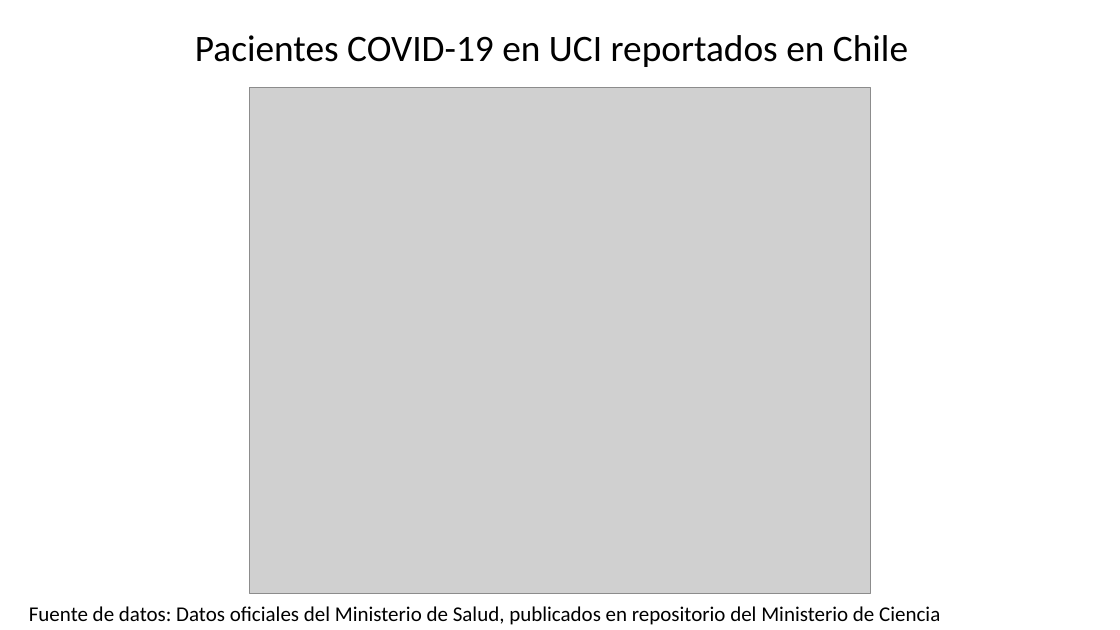
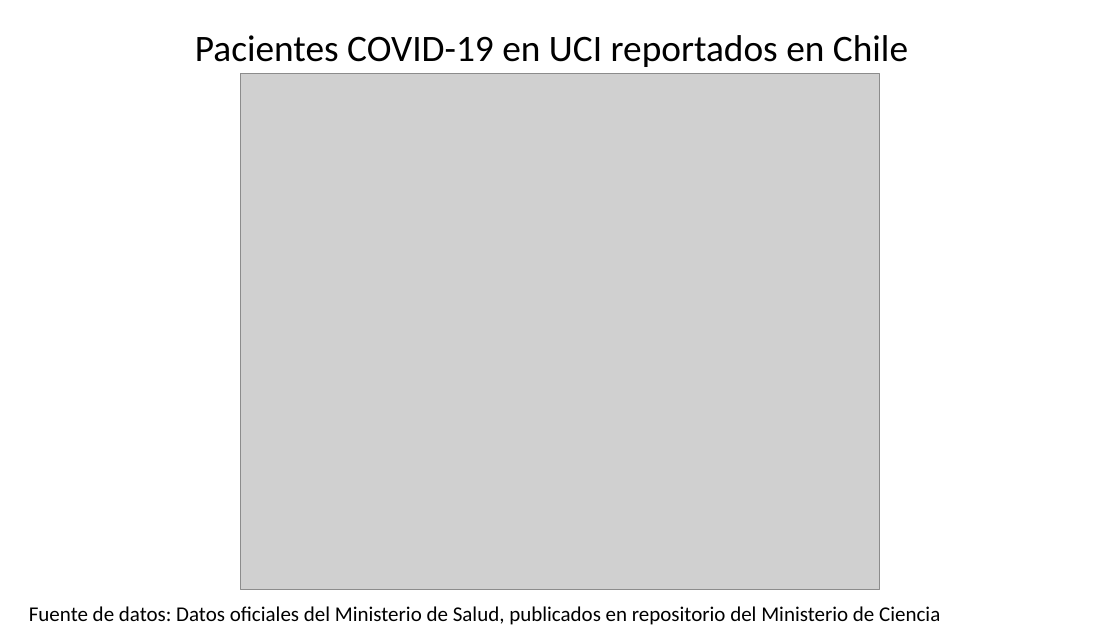
Before and after one commit to dataCovid19CL/capsulasSemanales, a slide deck: slide 3 of DATOS COVID Chile 2021 09 11.pptx. Drawn at 1120x630 pixels with LibreOffice and Linux fonts; fonts in the diff are those of the drawing; grey boxes stand for pictures. Boxes give left, top, right and bottom in pixels: in the first picture for what was removed or moved away, otherwise in the second. Text is boxed around its words. In the diff, an @@ line names an element or a change of style, - is before the commit and + after.

```diff
--- a/DATOS COVID Chile 2021 09 11.pptx
+++ b/DATOS COVID Chile 2021 09 11.pptx
@@ rectangle "Pacientes COVID-19 en UCI reportados ...": place and size @@
-rectangle "Pacientes COVID-19 en UCI reportados ..." at (195, 35, 908, 67)
+rectangle "Pacientes COVID-19 en UCI reportados ..." at (187, 19, 933, 73)
@@ picture: place and size @@
-picture at (250, 87, 870, 593)
+picture at (240, 73, 880, 589)
```
Also in this commit, not shown: 14 other slides changed, 3 other files.
